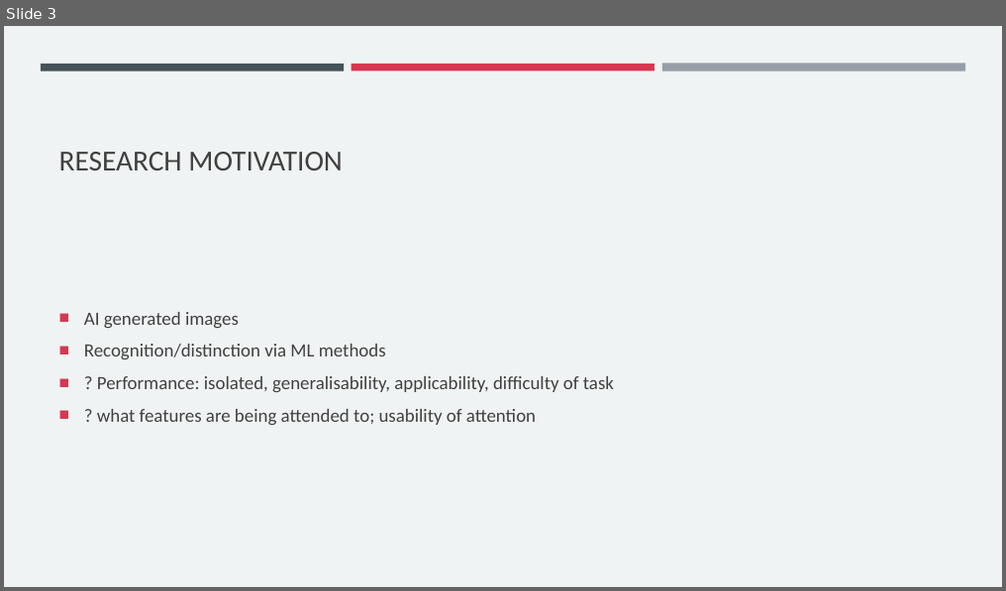
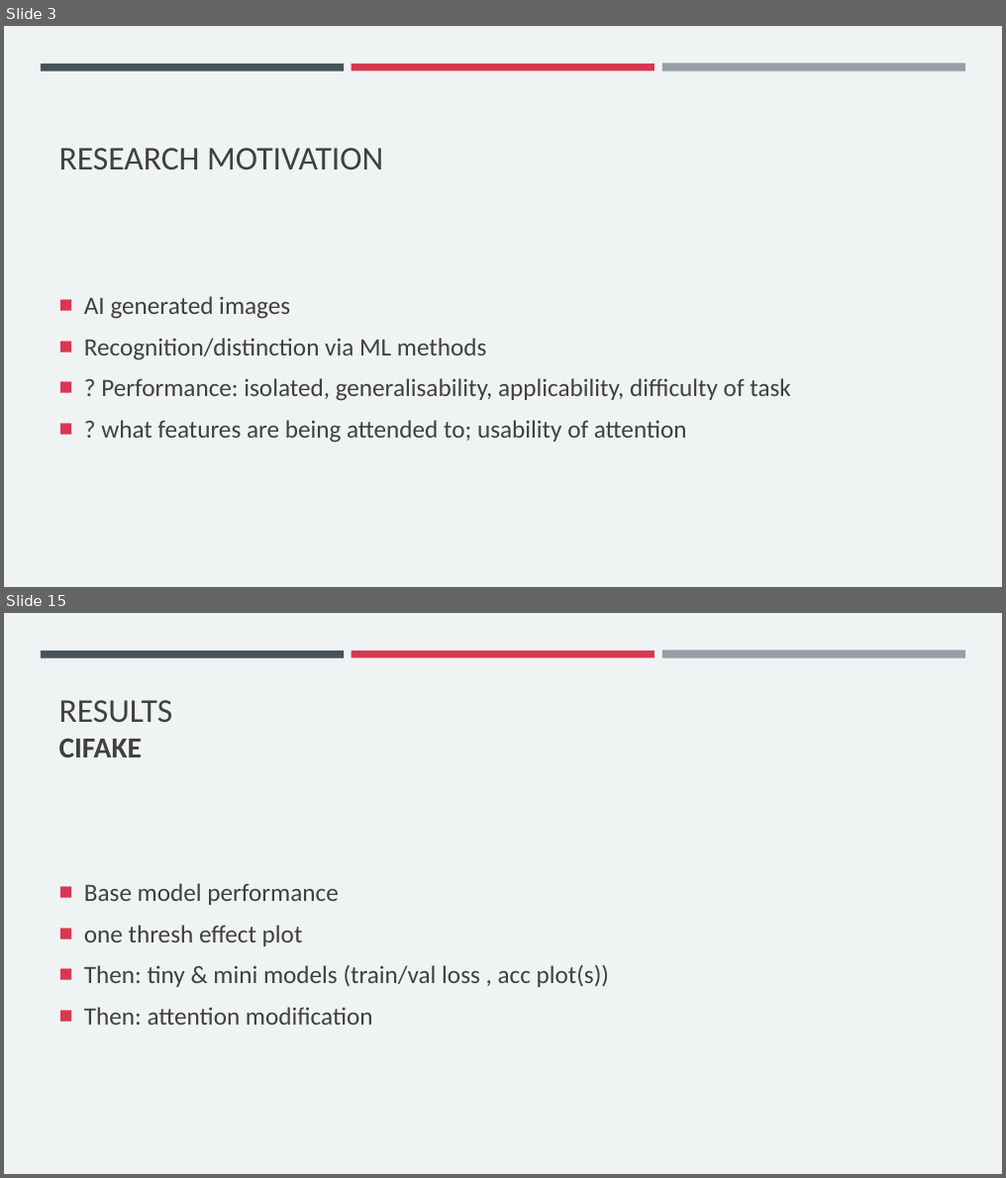
Before and after one commit to jshrdt/aics-project, a slide deck: paper/aics_ppp.pptx. Shown one above the other, each under a label of ours: slide 3 before the commit, slides 3 and 15 after it; the slides between them are not shown. The pictures are 1006x591 and 1006x1178 pixels, drawn with LibreOffice and Linux fonts; fonts in the diff are those of the drawing. Boxes give left, top, right and bottom in pixels: in the first picture for what was removed or moved away, otherwise in the second. Text is boxed around its words. In the diff, an @@ line names an element or a change of style, - is before the commit and + after.

```diff
--- a/paper/aics_ppp.pptx
+++ b/paper/aics_ppp.pptx
@@ slide 15 added at box(4, 613, 1002, 1174), background #F0F3F3; not listed: 3 template elements that a slide beside it also shows @@
@@ title added at box(59, 700, 173, 758), 32 pt, text #404040 @@
+RESULTS
+CIFAKE
@@ text added at box(84, 883, 609, 1025), 24 pt, text #404040 @@
+■ Base model performance
+■ one thresh effect plot
+■ Then: tiny & mini models (train/val loss , acc plot(s))
+■ Then: attention modification
@@ slide 3 changed as well @@
@@ title "RESEARCH MOTIVATION" at box(59, 148, 383, 170): size 28 to 32 pt @@
@@ text "AI generated images" at box(84, 296, 790, 443): size 18 to 24 pt; more space between paragraphs @@
```
Also in this commit, not shown: 5 other slides changed, 11 other slides added, 11 other files.
